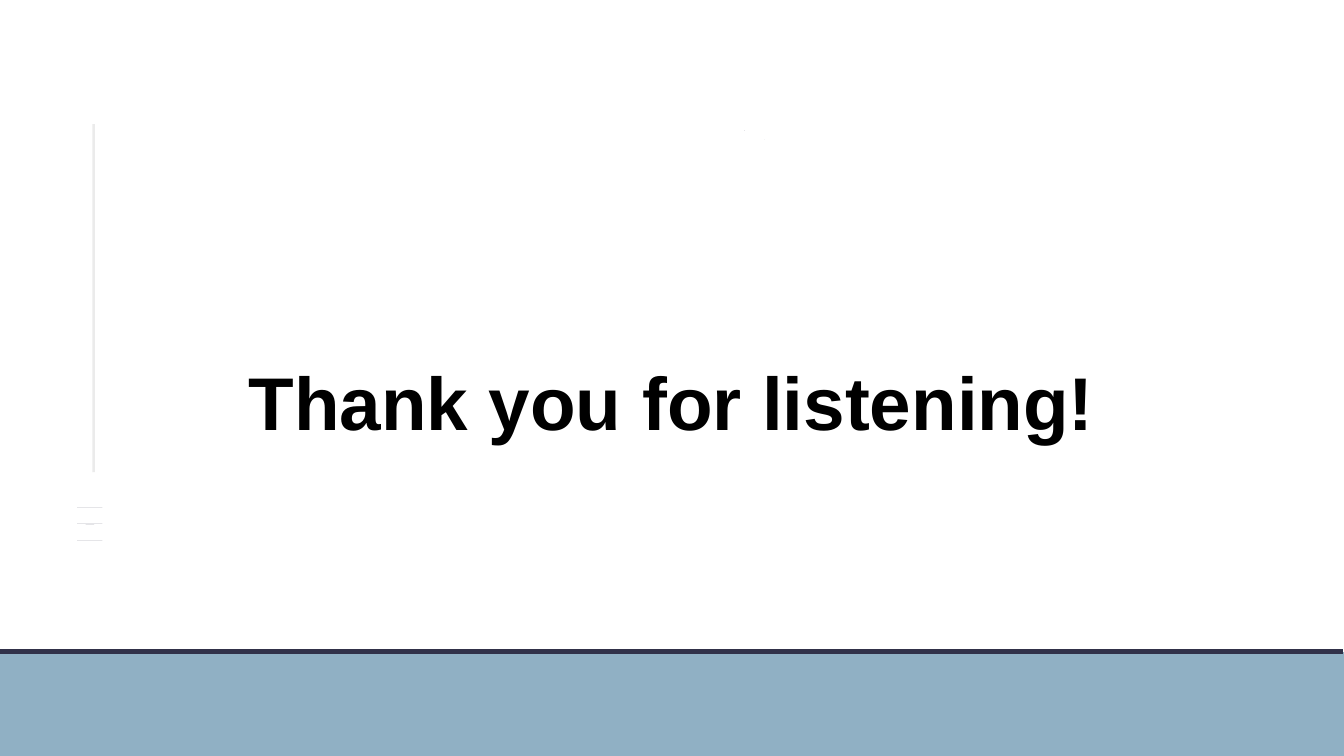
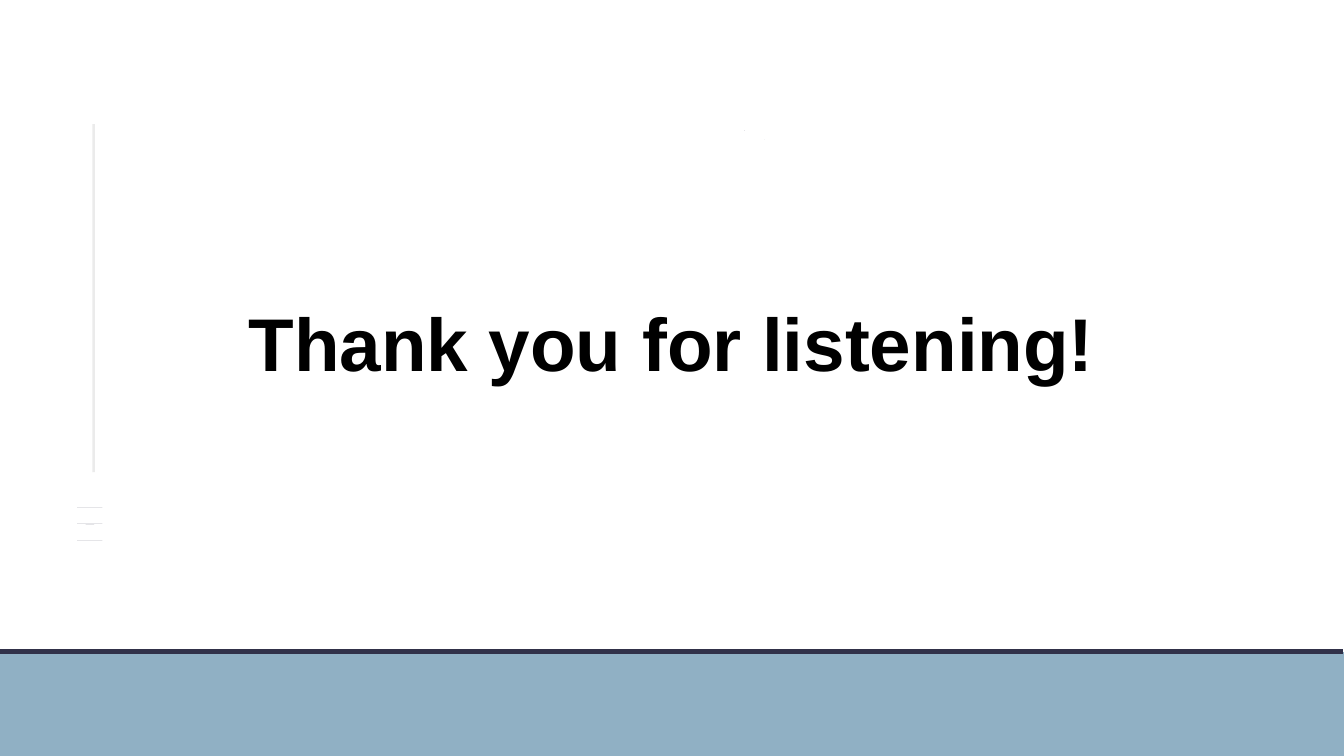
Before and after one commit to YanzhenHuang/CISC3003-Final-Project, a slide deck: slide 17 of My Project Archive/CISC3003-Project-Presentation (Final).pptx (slide 12 before the commit). Drawn at 1344x756 pixels with LibreOffice and Linux fonts; fonts in the diff are those of the drawing; background and template pictures are left out. Boxes give left, top, right and bottom in pixels: in the first picture for what was removed or moved away, otherwise in the second. Text is boxed around its words. In the diff, an @@ line names an element or a change of style, - is before the commit and + after.

```diff
--- a/My Project Archive/CISC3003-Project-Presentation (Final).pptx
+++ b/My Project Archive/CISC3003-Project-Presentation (Final).pptx
@@ text "Thank you for listening!": place and size @@
-text "Thank you for listening!" at <box>249,376,1093,444</box>
+text "Thank you for listening!" at <box>249,317,1093,384</box>
```
Also in this commit, not shown: 8 other slides changed, 5 slides added, 1 other file.
